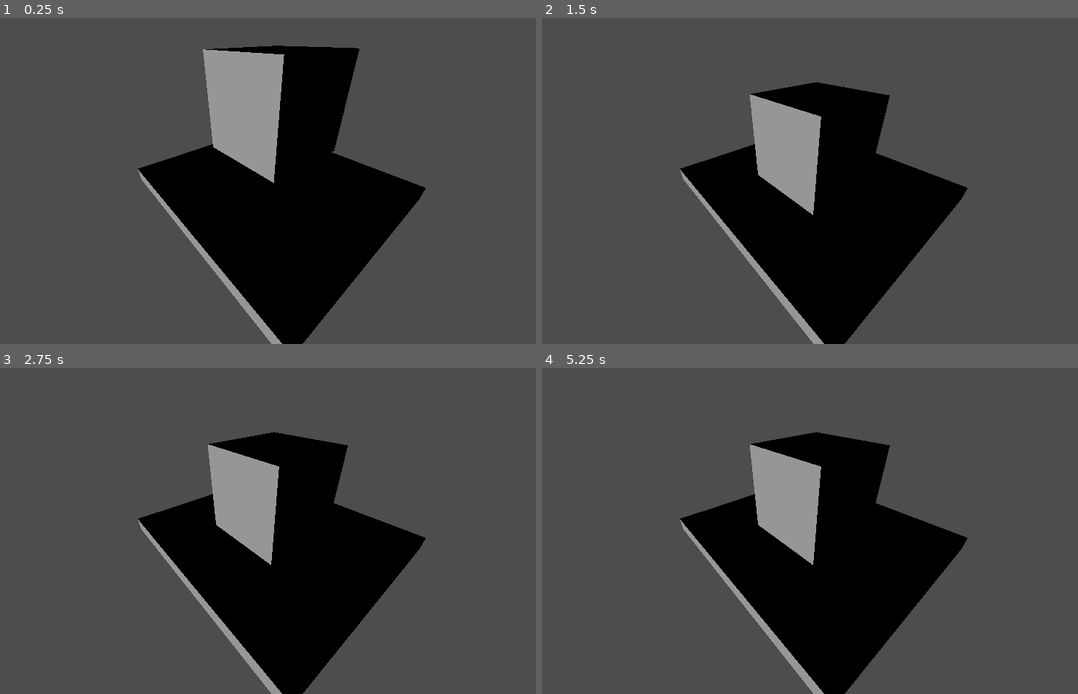
Above: before the commit, frames 1-4 (two rows, left to right).
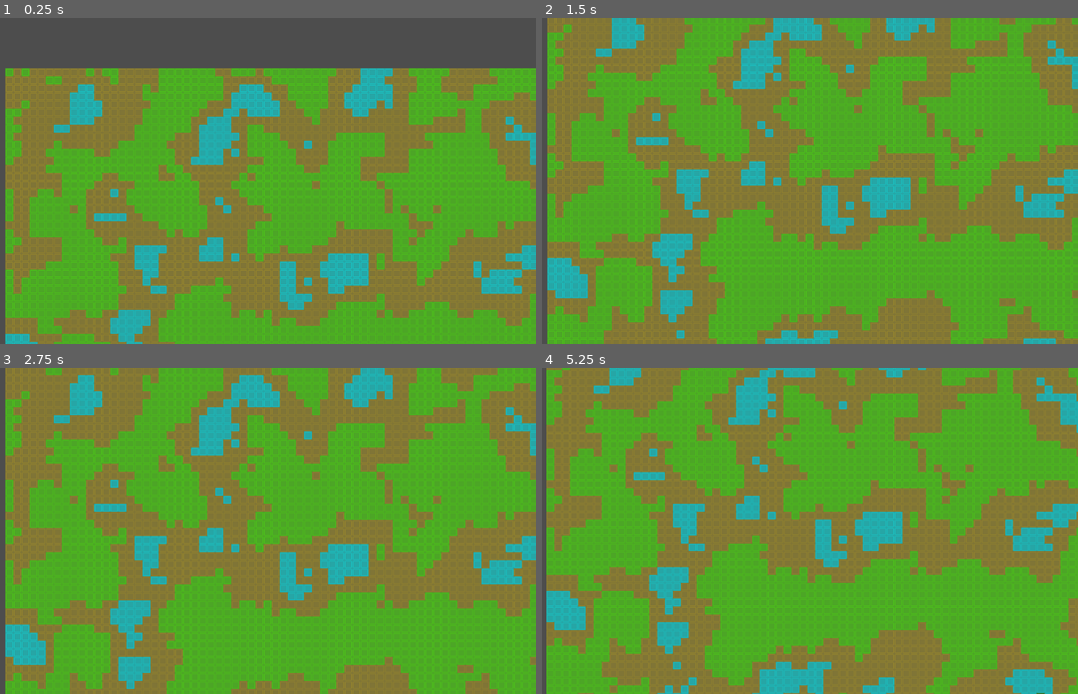
Above: after the commit, the same moments.

Repository: CareerDelTorro/Free4all
Game: Godot game, scene res://some_node_thingie_but_is_actually_a_scene.tscn
Same seed, same stepped clock (60 frames per second), same inputs: the game is played once before the commit and once after it.
Inputs (mouse positions are in pixels of both pictures, inside the frame that each line leads up to):
- Up to frame 1 (0.25 s): no input
- Up to frame 2 (1.5 s): move the mouse to (917, 164) at 0.52 s; hold Down (camera_move_down, bound only after the commit) 0.53-1.28 s; tap Left (camera_move_left, bound only after the commit) at 0.8, 1.35 s; move the mouse to (670, 197) at 1.27 s
- Up to frame 3 (2.75 s): tap Right (camera_move_right, bound only after the commit) at 1.55 s; tap Enter at 2 s; move the mouse to (305, 459) at 2.02 s; hold Right (camera_move_right, bound only after the commit) from 2.03 s (still down); tap Up (camera_move_up, bound only after the commit) at 2.3 s
- Up to frame 4 (5.25 s): tap Space at 2.75, 4.25 s; move the mouse to (756, 596) at 2.77 s; release Right (camera_move_right, bound only after the commit) at 2.78 s; tap Up (camera_move_up, bound only after the commit) at 2.85 s; tap Middle mouse button (camera_pan, bound only after the commi… at 3.05, 3.6 s; tap Enter at 3.5, 5 s; move the mouse to (960, 579) at 3.52 s; tap Mouse wheel up (camera_zoom_in, bound only after the commit) at 3.8, 4.35 s; move the mouse to (611, 482) at 4.27 s; tap Mouse wheel down (camera_zoom_out, bound only after the com… at 4.55, 5.1 s; move the mouse to (815, 531) at 5.02 s; hold Down (camera_move_down, bound only after the commit) from 5.03 s (still down)

The runs differ from the first frame. In frame 1, 86% of the frame differs, in the area x 0-100%, y 8-100%; in frame 2, 99%; in frame 3, 99%; in frame 4, 99%, in the area x 0-100%, y 0-100%.

Commit message:
mde it 2d and added terrain generator

Diff:
--- /dev/null
+++ b/camera_2d.gd
@@ -0,0 +1,57 @@
+extends Camera2D
+
+@export var tilemap_layer: TileMapLayer
+@export var move_speed: float = 1
+@export var camera_padding = 100
+
+var drag_start_mouse_pos = Vector2i.ZERO
+var drag_start_camera_pos = Vector2i.ZERO
+var is_dragging = false
+
+func _ready():
+	#RenderingServer.set_default_clear_color(Color.GRAY)
+	if tilemap_layer:
+		limit_left = 0 - camera_padding
+		limit_top = 0 - camera_padding
+		limit_right = tilemap_layer.map_w * tilemap_layer.tile_size + camera_padding
+		limit_bottom = tilemap_layer.map_h * tilemap_layer.tile_size + camera_padding
+		limit_smoothed = true
+	pass
+
+func _process(delta):
+	handle_zoom()
+	handle_arrow_move(delta)
+	click_and_drag()
+
+func handle_zoom():
+	if Input.is_action_just_pressed('camera_zoom_in'):
+		zoom *= 1.1
+	if Input.is_action_just_pressed('camera_zoom_out'):
+		zoom *= 0.9
+
+func get_zoom_comp():
+	return 1 / zoom.x
+
+func handle_arrow_move(delta):
+	var move_speed = move_speed * delta * 500 * get_zoom_comp()
+	if Input.is_action_pressed('camera_move_up'):
+		position.y -= move_speed
+	if Input.is_action_pressed('camera_move_down'):
+		position.y += move_speed
+	if Input.is_action_pressed('camera_move_left'):
+		position.x -= move_speed
+	if Input.is_action_pressed('camera_move_right'):
+		position.x += move_speed
+
+func click_and_drag():
+	if !is_dragging and Input.is_action_just_pressed('camera_pan'):
+		drag_start_mouse_pos = get_viewport().get_mouse_position()
+		drag_start_camera_pos = position
+		is_dragging = true
+
+	if is_dragging and Input.is_action_just_released('camera_pan'):
+		is_dragging = false
+
+	if is_dragging:
+		var move_vector = get_viewport().get_mouse_position() - drag_start_mouse_pos
+		position = drag_start_camera_pos - move_vector * get_zoom_comp()
--- a/icon.svg
+++ /dev/null
@@ -1 +0,0 @@
-<svg xmlns="http://www.w3.org/2000/svg" width="128" height="128"><rect width="124" height="124" x="2" y="2" fill="#363d52" stroke="#212532" stroke-width="4" rx="14"/><g fill="#fff" transform="translate(12.322 12.322)scale(.101)"><path d="M105 673v33q407 354 814 0v-33z"/><path fill="#478cbf" d="m105 673 152 14q12 1 15 14l4 67 132 10 8-61q2-11 15-15h162q13 4 15 15l8 61 132-10 4-67q3-13 15-14l152-14V427q30-39 56-81-35-59-83-108-43 20-82 47-40-37-88-64 7-51 8-102-59-28-123-42-26 43-46 89-49-7-98 0-20-46-46-89-64 14-123 42 1 51 8 102-48 27-88 64-39-27-82-47-48 49-83 108 26 42 56 81zm0 33v39c0 276 813 276 814 0v-39l-134 12-5 69q-2 10-14 13l-162 11q-12 0-16-11l-10-65H446l-10 65q-4 11-16 11l-162-11q-12-3-14-13l-5-69z"/><path d="M483 600c0 34 58 34 58 0v-86c0-34-58-34-58 0z"/><circle cx="725" cy="526" r="90"/><circle cx="299" cy="526" r="90"/></g><g fill="#414042" transform="translate(12.322 12.322)scale(.101)"><circle cx="307" cy="532" r="60"/><circle cx="717" cy="532" r="60"/></g></svg>
--- a/project.godot
+++ b/project.godot
@@ -11,6 +11,43 @@
 [application]
 
 config/name="Free4all"
-run/main_scene="uid://c8hq5j1dvfcw4"
+run/main_scene="uid://b7qxt3tu7aeat"
 config/features=PackedStringArray("4.4", "Forward Plus")
-config/icon="res://icon.svg"
+
+[input]
+
+camera_move_up={
+"deadzone": 0.2,
+"events": [Object(InputEventKey,"resource_local_to_scene":false,"resource_name":"","device":-1,"window_id":0,"alt_pressed":false,"shift_pressed":false,"ctrl_pressed":false,"meta_pressed":false,"pressed":false,"keycode":0,"physical_keycode":4194320,"key_label":0,"unicode":0,"location":0,"echo":false,"script":null)
+]
+}
+camera_move_down={
+"deadzone": 0.2,
+"events": [Object(InputEventKey,"resource_local_to_scene":false,"resource_name":"","device":-1,"window_id":0,"alt_pressed":false,"shift_pressed":false,"ctrl_pressed":false,"meta_pressed":false,"pressed":false,"keycode":0,"physical_keycode":4194322,"key_label":0,"unicode":0,"location":0,"echo":false,"script":null)
+]
+}
+camera_move_left={
+"deadzone": 0.2,
+"events": [Object(InputEventKey,"resource_local_to_scene":false,"resource_name":"","device":-1,"window_id":0,"alt_pressed":false,"shift_pressed":false,"ctrl_pressed":false,"meta_pressed":false,"pressed":false,"keycode":0,"physical_keycode":4194319,"key_label":0,"unicode":0,"location":0,"echo":false,"script":null)
+]
+}
+camera_move_right={
+"deadzone": 0.2,
+"events": [Object(InputEventKey,"resource_local_to_scene":false,"resource_name":"","device":-1,"window_id":0,"alt_pressed":false,"shift_pressed":false,"ctrl_pressed":false,"meta_pressed":false,"pressed":false,"keycode":0,"physical_keycode":4194321,"key_label":0,"unicode":0,"location":0,"echo":false,"script":null)
+]
+}
+camera_zoom_in={
+"deadzone": 0.2,
+"events": [Object(InputEventMouseButton,"resource_local_to_scene":false,"resource_name":"","device":-1,"window_id":0,"alt_pressed":false,"shift_pressed":false,"ctrl_pressed":false,"meta_pressed":false,"button_mask":8,"position":Vector2(158, 16),"global_position":Vector2(167, 64),"factor":1.0,"button_index":4,"canceled":false,"pressed":true,"double_click":false,"script":null)
+]
+}
+camera_zoom_out={
+"deadzone": 0.2,
+"events": [Object(InputEventMouseButton,"resource_local_to_scene":false,"resource_name":"","device":-1,"window_id":0,"alt_pressed":false,"shift_pressed":false,"ctrl_pressed":false,"meta_pressed":false,"button_mask":16,"position":Vector2(202, 18),"global_position":Vector2(211, 66),"factor":1.0,"button_index":5,"canceled":false,"pressed":true,"double_click":false,"script":null)
+]
+}
+camera_pan={
+"deadzone": 0.2,
+"events": [Object(InputEventMouseButton,"resource_local_to_scene":false,"resource_name":"","device":-1,"window_id":0,"alt_pressed":false,"shift_pressed":false,"ctrl_pressed":false,"meta_pressed":false,"button_mask":4,"position":Vector2(113, 11),"global_position":Vector2(122, 59),"factor":1.0,"button_index":3,"canceled":false,"pressed":true,"double_click":false,"script":null)
+]
+}
--- a/rigid_body_3d_node.gd
+++ /dev/null
@@ -1,4 +0,0 @@
-extends RigidBody3D
-
-func _enter_tree():
-	print("hi i am a ball")
--- a/some_node_thingie_but_is_actually_a_scene.tscn
+++ b/some_node_thingie_but_is_actually_a_scene.tscn
@@ -1,36 +1,26 @@
-[gd_scene load_steps=5 format=3 uid="uid://c8hq5j1dvfcw4"]
+[gd_scene load_steps=6 format=3 uid="uid://b7qxt3tu7aeat"]
 
-[ext_resource type="Script" uid="uid://d33avgelibr4e" path="res://rigid_body_3d_node.gd" id="1_o4qon"]
+[ext_resource type="Texture2D" uid="uid://ca4tqra3bq63f" path="res://assets/terrain_tile_sprites.png" id="1_i6jdt"]
+[ext_resource type="Script" uid="uid://d1236yfm61sjl" path="res://tile_map_layer.gd" id="1_o4qon"]
+[ext_resource type="Script" uid="uid://dlxhk8cb0fpmu" path="res://camera_2d.gd" id="3_x081u"]
 
-[sub_resource type="BoxShape3D" id="BoxShape3D_idrrp"]
+[sub_resource type="TileSetAtlasSource" id="TileSetAtlasSource_x081u"]
+texture = ExtResource("1_i6jdt")
+0:0/0 = 0
+0:1/0 = 0
+0:2/0 = 0
+0:3/0 = 0
+0:4/0 = 0
 
-[sub_resource type="BoxMesh" id="BoxMesh_idrrp"]
+[sub_resource type="TileSet" id="TileSet_o4qon"]
+sources/0 = SubResource("TileSetAtlasSource_x081u")
 
-[sub_resource type="BoxShape3D" id="BoxShape3D_o4qon"]
-size = Vector3(2.80371, 0.200928, 2.5332)
+[node name="Node2D" type="Node2D"]
 
-[node name="some_node_thingie_but_is_actually_a_scene" type="Node3D"]
-
-[node name="RigidBody3D_node" type="RigidBody3D" parent="."]
-transform = Transform3D(1, 0, 0, 0, 1, 0, 0, 0, 1, 0, 1.27765, 0)
+[node name="TileMapLayer" type="TileMapLayer" parent="."]
+tile_set = SubResource("TileSet_o4qon")
 script = ExtResource("1_o4qon")
 
-[node name="CollisionShape3D" type="CollisionShape3D" parent="RigidBody3D_node"]
-shape = SubResource("BoxShape3D_idrrp")
-
-[node name="MeshInstance3D" type="MeshInstance3D" parent="RigidBody3D_node"]
-mesh = SubResource("BoxMesh_idrrp")
-
-[node name="StaticBody3D_node_floor" type="StaticBody3D" parent="."]
-
-[node name="MeshInstance3D" type="MeshInstance3D" parent="StaticBody3D_node_floor"]
-transform = Transform3D(2.71568, 0, 0, 0, 0.172475, 0, 0, 0, 2.45566, 0, 0, 0)
-mesh = SubResource("BoxMesh_idrrp")
-
-[node name="CollisionShape3D" type="CollisionShape3D" parent="StaticBody3D_node_floor"]
-shape = SubResource("BoxShape3D_o4qon")
-
-[node name="Camera3D" type="Camera3D" parent="."]
-transform = Transform3D(0.64393, -0.426683, 0.635055, -0.0101118, 0.825228, 0.56471, -0.765017, -0.370055, 0.527075, 1.54665, 1.59629, 1.70118)
-
-[node name="DirectionalLight3D" type="DirectionalLight3D" parent="."]
+[node name="Camera2D" type="Camera2D" parent="." node_paths=PackedStringArray("tilemap_layer")]
+script = ExtResource("3_x081u")
+tilemap_layer = NodePath("../TileMapLayer")
--- /dev/null
+++ b/tile_map_layer.gd
@@ -0,0 +1,51 @@
+extends TileMapLayer
+
+@export var _seed: int = 322
+@export var map_w: int = 100
+@export var map_h: int = 100
+@export var tile_size: int = 16
+@export var noise_freq: float = 0.1
+
+var noise: FastNoiseLite
+
+var terrain_tiles: Array[Dictionary] = [
+	{'coord': Vector2i(0, 0), 'weight': 0.4},		# grass
+	{'coord': Vector2i(0, 4), 'weight': 0.1},		# sand
+	{'coord': Vector2i(0, 2), 'weight': 0.1},		# water
+	{'coord': Vector2i(0, 1), 'weight': 0.1},		# forest
+	{'coord': Vector2i(0, 3), 'weight': 0.1},		# mountain
+]
+var source_id = 0
+
+func _ready():
+	setup_noise()
+	generate_terrain()
+
+func setup_noise():
+	noise = FastNoiseLite.new()
+	noise.seed = _seed
+	noise.frequency = noise_freq
+	noise.noise_type = FastNoiseLite.TYPE_PERLIN
+
+func generate_terrain():
+	clear()
+
+	for x in range(map_w):
+		for y in range(map_h):
+			var noise_value = noise.get_noise_2d(x, y)
+			var tile = get_tile_from_noise_value(noise_value)
+			var sprite_coords = terrain_tiles[tile].coord
+			set_cell(Vector2i(x, y), source_id, sprite_coords)
+
+func get_tile_from_noise_value(noise_value: float):
+	var norm = (noise_value + 1.0) / 2.0
+
+	var c_weight = 0.0
+	var ranges = []
+	for tt in terrain_tiles:
+		c_weight += tt.weight
+		ranges.append(c_weight)
+
+	for i in range(ranges.size()):
+		if norm <= (ranges[i] / c_weight):
+			return i
Binary file added: assets/terrain_tile_sprites.png
Not shown, changed: assets/terrain_tile_sprites.png.import
Not shown, added: camera_2d.gd.uid
Not shown, removed: rigid_body_3d_node.gd.uid
Not shown, added: tile_map_layer.gd.uid
